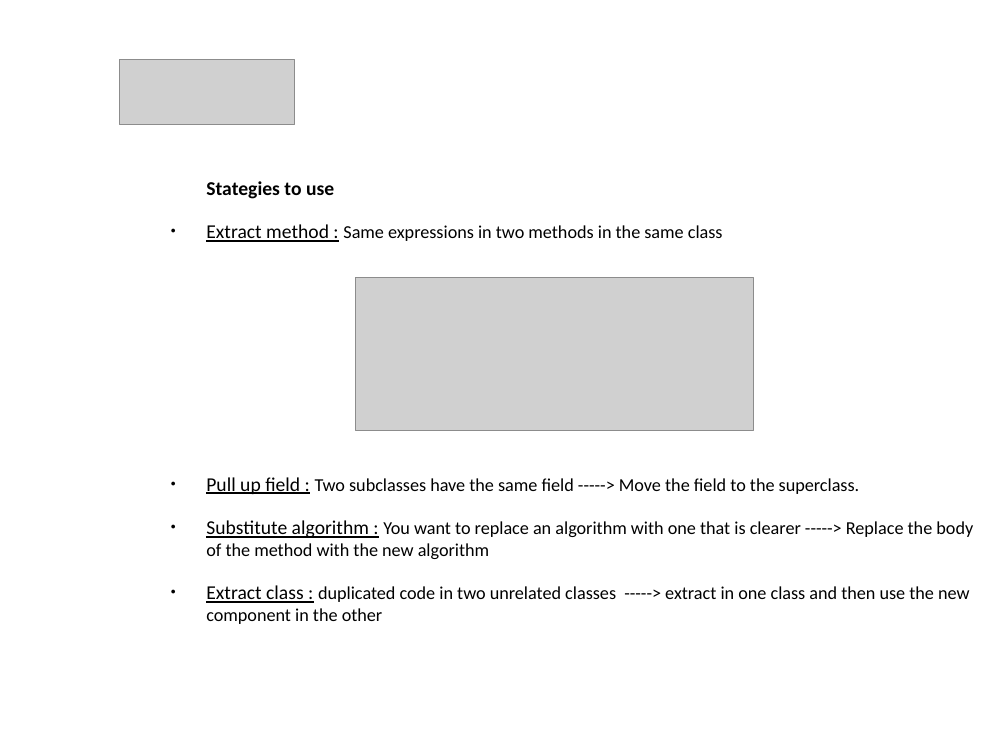
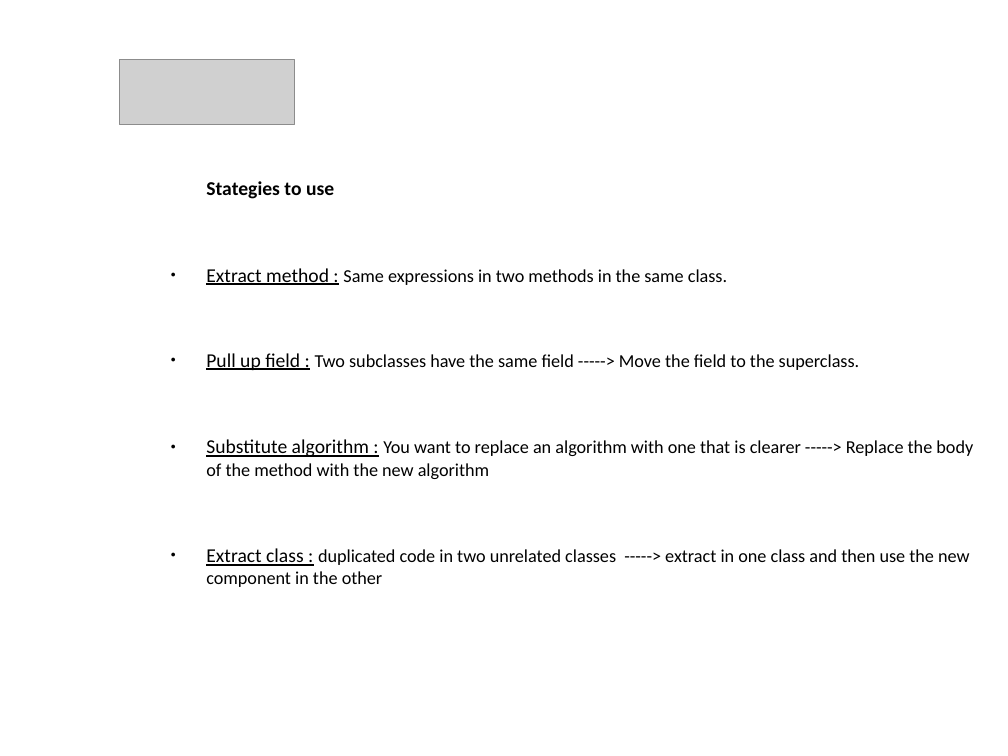
Before and after one commit to kolch182/Learning, a slide deck: slide 3 of Lezione_6_Profiling/Presentazione_Bad_Smells_1Step.odp. Drawn at 1008x756 pixels with LibreOffice and Linux fonts; fonts in the diff are those of the drawing; grey boxes stand for pictures; background and template pictures are left out. Boxes give left, top, right and bottom in pixels: in the first picture for what was removed or moved away, otherwise in the second. Text is boxed around its words. In the diff, an @@ line names an element or a change of style, - is before the commit and + after.

```diff
--- a/Lezione_6_Profiling/Presentazione_Bad_Smells_1Step.odp
+++ b/Lezione_6_Profiling/Presentazione_Bad_Smells_1Step.odp
@@ text at (x1=206, y1=268, x2=727, y2=285): text changed @@
-● Extract method : Same expressions in two methods in the same class
+● Extract method : Same expressions in two methods in the same class.
@@ picture removed at (x1=356, y1=278, x2=754, y2=430) @@
```
Also in this commit, not shown: 3 other slides changed.
